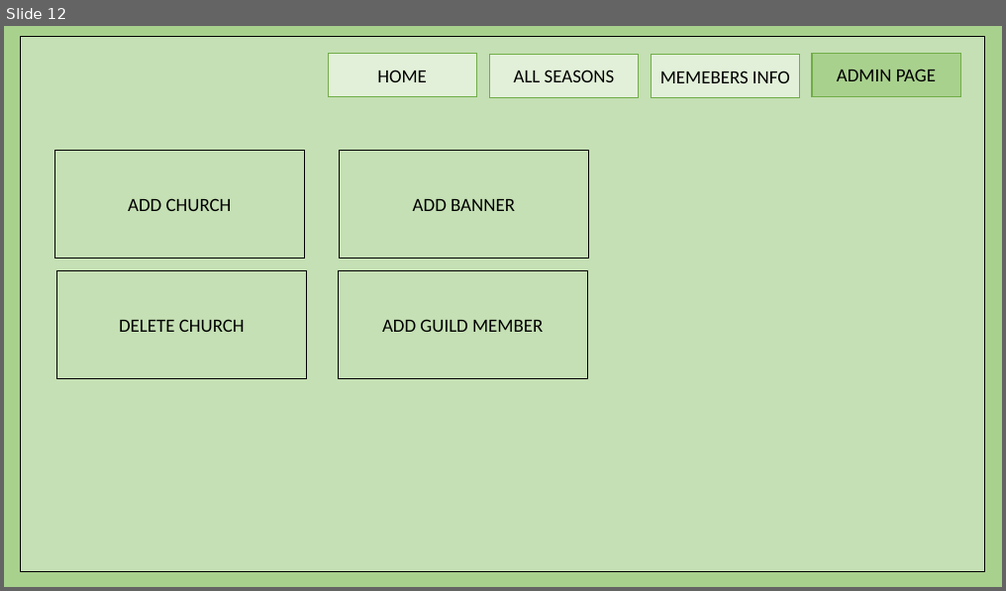
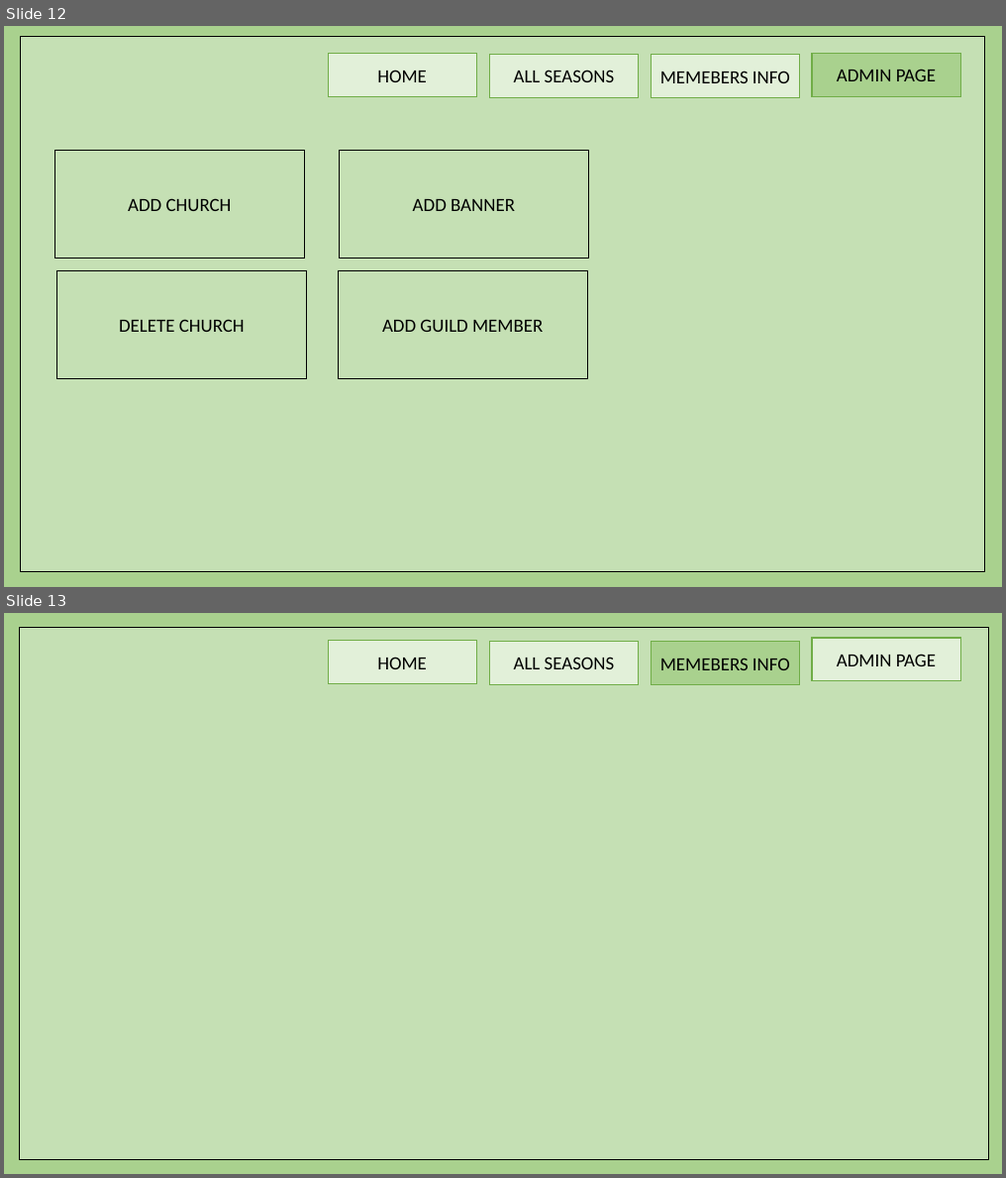
Before and after one commit to harishvavilala/Betterhappo, a slide deck: Powerpoints/BannerManagment.pptx. Shown one above the other, each under a label of ours: slide 12 before the commit, slides 12 and 13 after it. The pictures are 1006x591 and 1006x1178 pixels, drawn with LibreOffice and Linux fonts; fonts in the diff are those of the drawing. Boxes give left, top, right and bottom in pixels: in the first picture for what was removed or moved away, otherwise in the second. Text is boxed around its words. In the diff, an @@ line names an element or a change of style, - is before the commit and + after.

Commit message:
All Seasons page

```diff
--- a/Powerpoints/BannerManagment.pptx
+++ b/Powerpoints/BannerManagment.pptx
@@ slide 13 added at [4, 613, 1002, 1174], background #A9D18E @@
@@ rectangle added at [19, 627, 988, 1160], fill #C5E0B4, outline #000000 1 pt @@
@@ rectangle added at [328, 641, 477, 684], fill #E2F0D9, outline #70AD47 1 pt, 18 pt, text #000000 @@
+HOME
@@ rectangle added at [490, 642, 639, 685], fill #E2F0D9, outline #70AD47 1 pt, 18 pt, text #000000 @@
+ALL SEASONS
@@ rectangle added at [650, 642, 800, 685], fill #A9D18E, outline #70AD47 1 pt, 18 pt, text #000000 @@
+MEMEBERS INFO
@@ rectangle added at [812, 638, 960, 681], fill #E2F0D9, outline #70AD47 1 pt, 18 pt, text #000000 @@
+ADMIN PAGE
```
Also in this commit, not shown: 4 slides changed.
